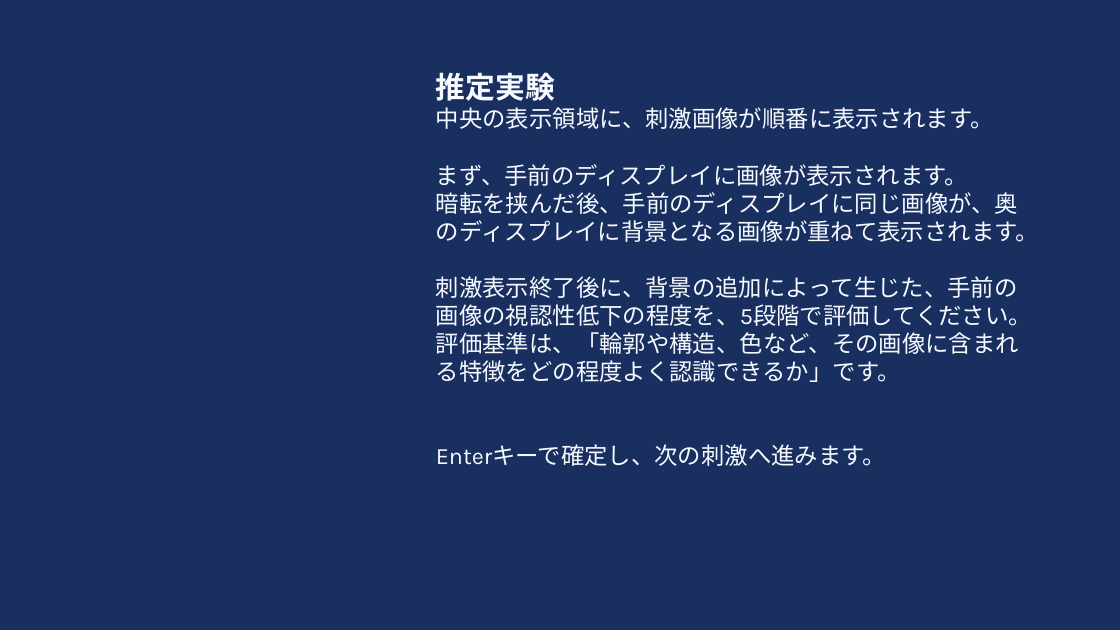
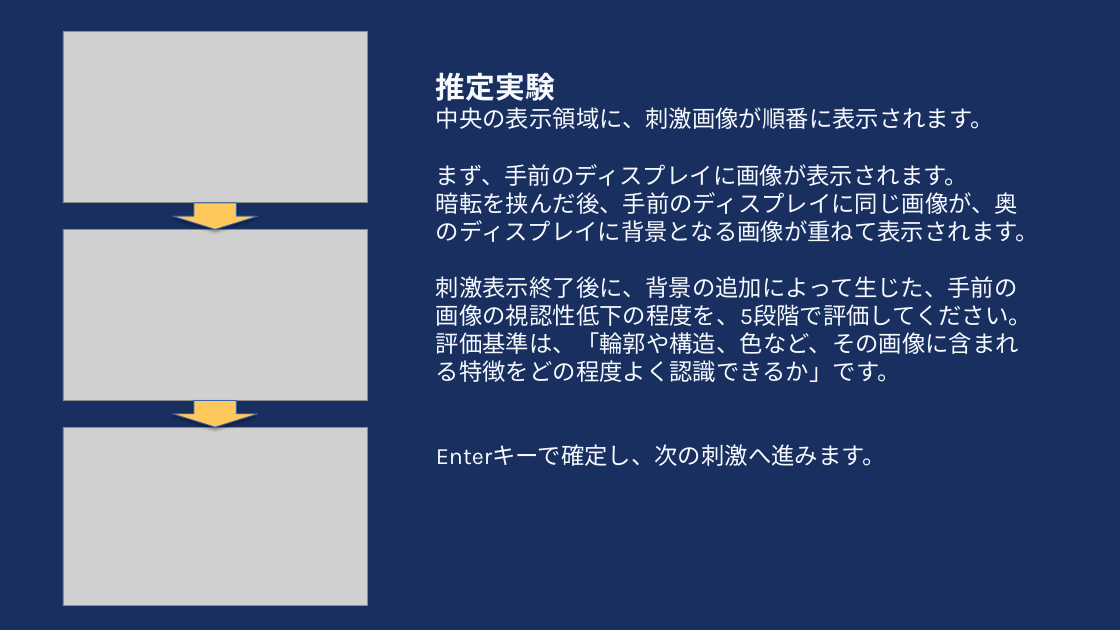
Before and after one commit to HAMADAKAZUKI2423/lab, a slide deck: slide 7 of tex/ethicsreview/ethics_review_visibility/別紙2評価実験説明.pptx. Drawn at 1120x630 pixels with LibreOffice and Linux fonts; fonts in the diff are those of the drawing; grey boxes stand for pictures. Boxes give left, top, right and bottom in pixels: in the first picture for what was removed or moved away, otherwise in the second. Text is boxed around its words. In the diff, an @@ line names an element or a change of style, - is before the commit and + after.

```diff
--- a/tex/ethicsreview/ethics_review_visibility/別紙2評価実験説明.pptx
+++ b/tex/ethicsreview/ethics_review_visibility/別紙2評価実験説明.pptx
@@ picture added at bbox=[63, 32, 367, 203] @@
@@ down arrow added at bbox=[173, 203, 258, 230], fill #FFC85C, outline #3A67AB 0.75 pt @@
@@ picture added at bbox=[63, 229, 367, 401] @@
@@ down arrow added at bbox=[173, 401, 258, 428], fill #FFC85C, outline #3A67AB 0.75 pt @@
@@ picture added at bbox=[63, 427, 367, 605] @@
```
Also in this commit, not shown: 4 other slides changed, 17 slides added.
